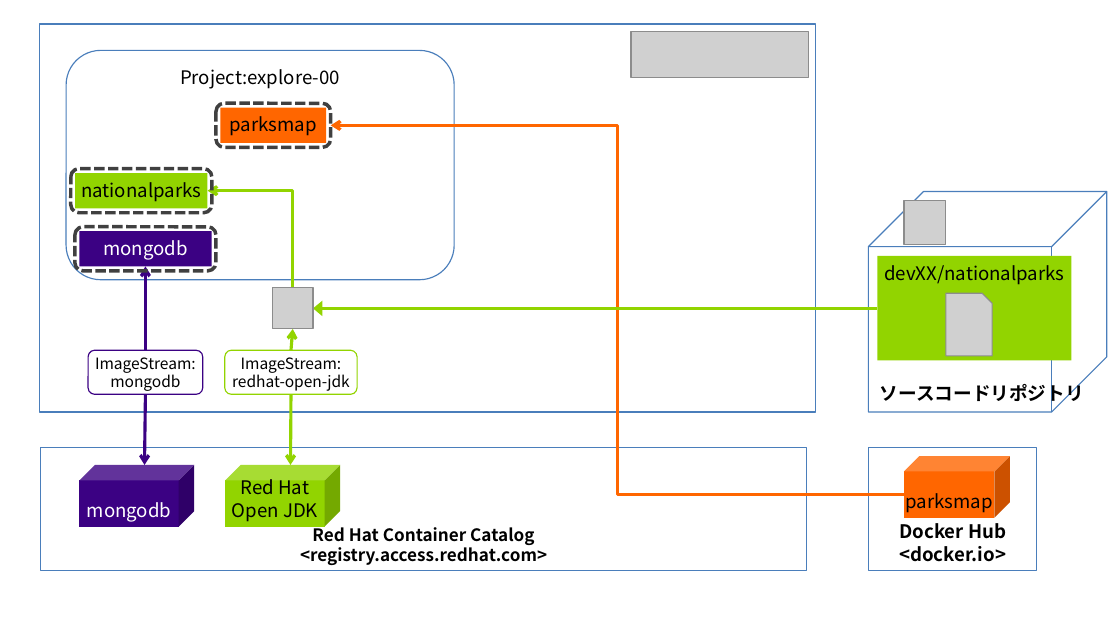
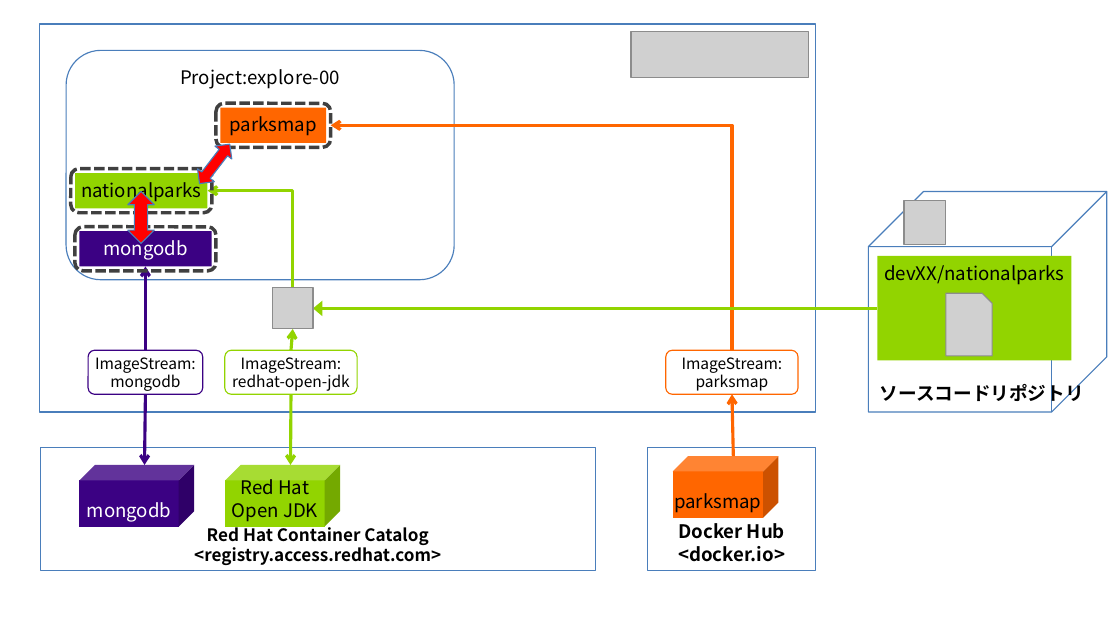
Before and after one commit to akubicharm/workshopper-content, a slide deck: slide 2 of images/diagrams.pptx. Drawn at 1120x630 pixels with LibreOffice and Linux fonts; fonts in the diff are those of the drawing; grey boxes stand for pictures; background and template pictures are left out. Boxes give left, top, right and bottom in pixels: in the first picture for what was removed or moved away, otherwise in the second. Text is boxed around its words. In the diff, an @@ line names an element or a change of style, - is before the commit and + after.

```diff
--- a/images/diagrams.pptx
+++ b/images/diagrams.pptx
@@ up down arrow added at box(191, 137, 238, 190), fill #FF0000, outline #4B7EBC 0.75 pt @@
@@ elbow arrow moved from (904, 495) - (330, 125) to (732, 351) - (330, 125) @@
@@ up down arrow added at box(128, 192, 155, 243), fill #FF0000, outline #4B7EBC 0.75 pt @@
@@ rounded rectangle added at box(665, 351, 797, 394), outline #FF6600 0.75 pt, 10 pt, text #000000 @@
+ImageStream:
+parksmap
@@ arrow added from (734, 456) to (732, 394), #FF6600 2 pt @@
@@ rounded rectangle "Red Hat Container Catalog": place and size @@
-rounded rectangle "Red Hat Container Catalog" at box(40, 447, 806, 570)
+rounded rectangle "Red Hat Container Catalog" at box(40, 447, 595, 570)
@@ rounded rectangle "Docker Hub": place and size @@
-rounded rectangle "Docker Hub" at box(869, 447, 1037, 570)
+rounded rectangle "Docker Hub" at box(647, 447, 815, 570)
@@ cube "parksmap": place and size @@
-cube "parksmap" at box(904, 456, 1009, 517)
+cube "parksmap" at box(673, 456, 778, 517)
```
Also in this commit, not shown: 4 slides added, 2 other files.
